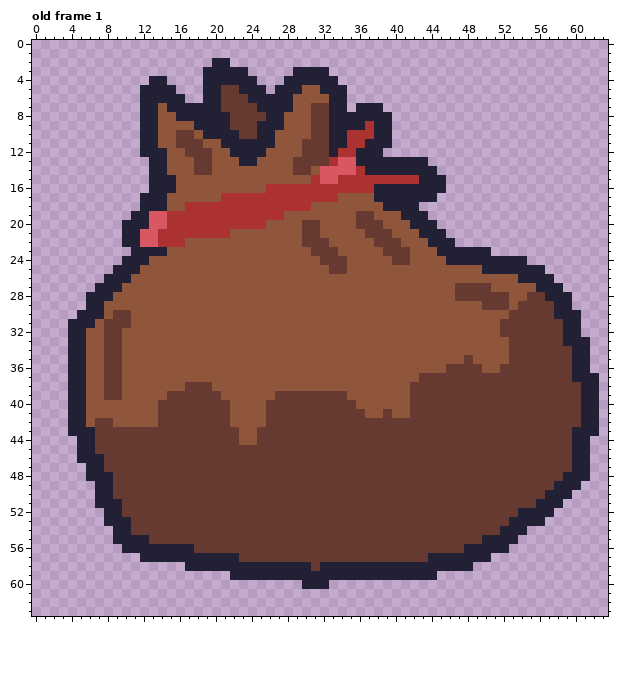
File history of a pixel-art file, res/img/bag.aseprite. This is how it looked before the edit.
64x64 pixels, 1 frame. Shown: old frame 1. The commit also changed other frames, which this record leaves out.
Once edited:
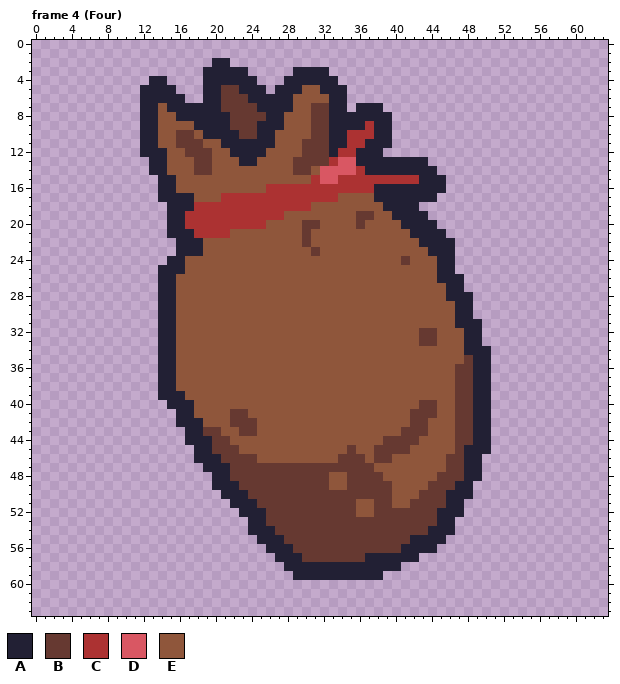
Palette (. is transparent): A #222034  B #663931  C #ac3232  D #d95763  E #8f563b
A new or re-ordered frame is compared with the old frame closest to it.
From old to new:
frames 1 -> 6
Changed rows in their new state; - is an unchanged pixel.
Frame 4 (Four) is new; against old frame 1:
first column x 4:
15 ---------.-------------------------------------------------
16 ---------.-------------------------------------------------
17 --------..-AAA---------------------------------------------
18 --------...AAA---------------------------------------------
19 -------....AA-----------------------A----------------------
20 ------.....AA--------------------EE--A---------------------
21 ------.....AAA-------------E-----EEE--A--------------------
22 ------......AAA------------EE-----EEE--A-------------------
23 -------.....AAA-------------EE-----EEE--A--....------------
24 ------.....AA---------------EEE-----E----A-........--------
25 -----.....AAA----------------EE----------AA..........------
26 ----......AA-----------------------------AAA..........-----
27 ---.......AA------------------------------AA...........----
28 --........AA------------------------------AAA...........---
29 --........AA-------------------------------AA...........---
30 -.........AA-------------------------------AA............--
31 ..........AA-------------------------------AAA...........--
32 ..........AA---------------------------BB---AA...........--
33 ..........AA---------------------------BB---AA............-
34 ..........AA--------------------------------AAA...........-
35 ..........AA---------------------------------AA...........-
36 ..........AA------------------------------E--AA...........-
37 ..........AA---------------------------EEEE--AA............
38 ..........AA-EEE----------------------EEEEE--AA............
39 ..........AAAEEEE------EEEEEEEE-------EEEEE--AA............
40 ...........AAAEEEE----EEEEEEEEEE------E--EE--AA............
41 ............AAEEEEBB--EEEEEEEEEEE--E-----EE--AA............
42 ............AAAEEEBBB-EEEEEEEEEEEEEEEE--EEE--AA............
43 .............AA--EEBBEEEEEEEEEEEEEEEE---EEE--AA............
44 -............AAA--E--EEEEEEEEEEEEEE----EEEE--AA...........-
45 -.............AA---EEEEEEEEEEEE-EE----EEEEE-AAA...........-
46 -.............AAA----EEEEEEEEE---E--EEEEEE--AA............-
47 --.............AAA----------------EEEEEEEE--AA............-
48 --..............AA-----------EE----EEEEEE---AA............-
49 ---.............AAA----------EE-----EEEE---AA............--
50 ---..............AAA----------------EEE---AAA...........---
51 ---...............AAA-----------EE--EE----AA...........----
52 ----...............AAA----------EE-------AAA..........-----
53 ----................AA-------------------AA..........------
54 -----...............AAA-----------------AAA........--------
55 -----................AAA--------------AAAA........---------
56 ------................AAA------------AAAA........----------
57 --------...............AAA-------AAAAAA........------------
58 -------------...........---A---------........--------------
59 ------------------.......----------......------------------
60 --------------------------...------------------------------
